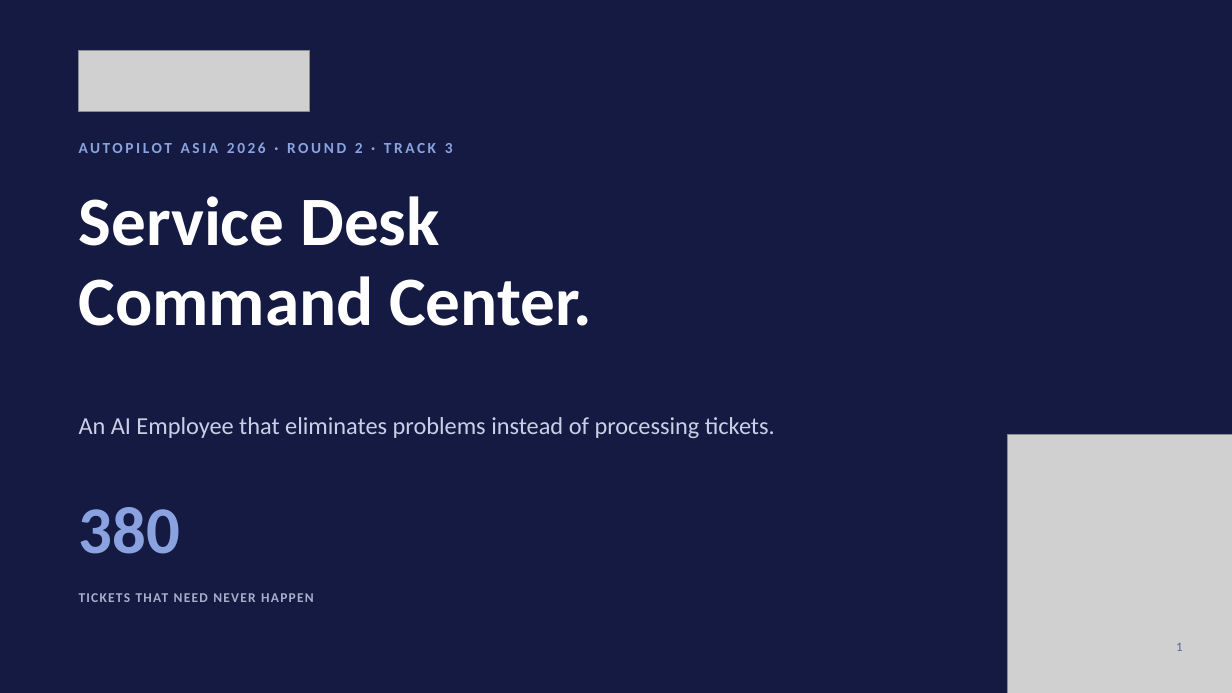
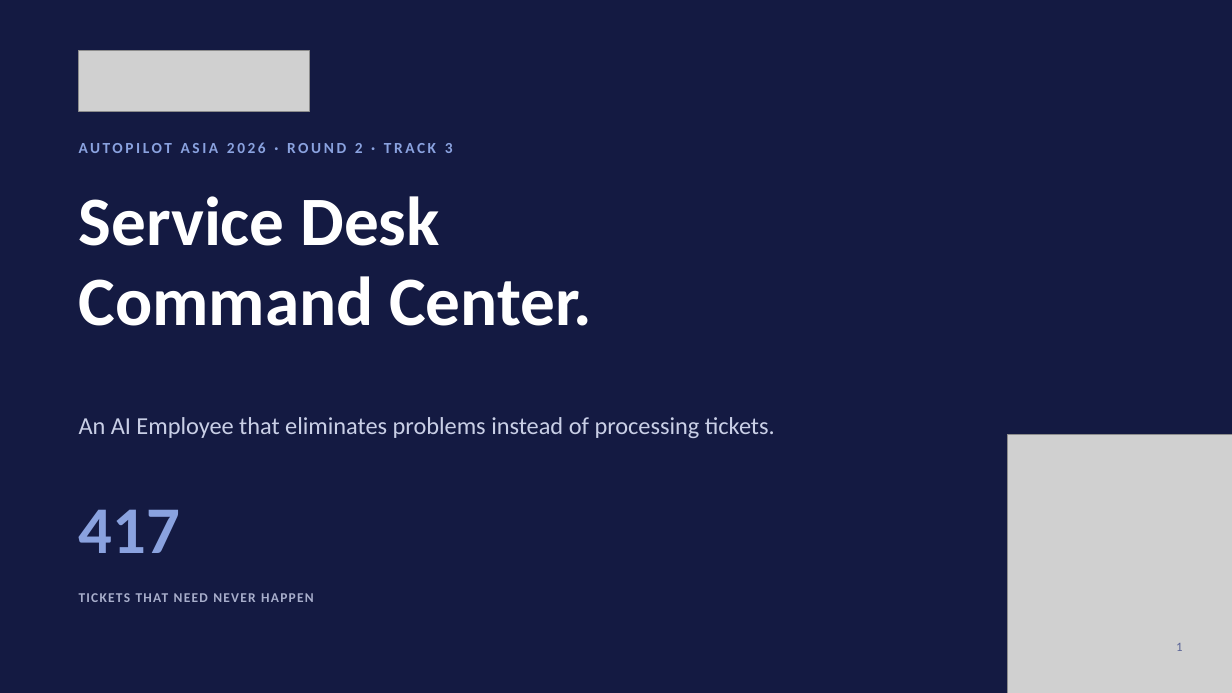
Before and after one commit to ZenBen5173/service-desk-command-center, a slide deck: slide 1 of docs/Service-Desk-Command-Center.pptx. Drawn at 1232x693 pixels with LibreOffice and Linux fonts; fonts in the diff are those of the drawing; grey boxes stand for pictures. Boxes give left, top, right and bottom in pixels: in the first picture for what was removed or moved away, otherwise in the second. Text is boxed around its words. In the diff, an @@ line names an element or a change of style, - is before the commit and + after.

```diff
--- a/docs/Service-Desk-Command-Center.pptx
+++ b/docs/Service-Desk-Command-Center.pptx
@@ text at [79, 509, 180, 553]: text changed @@
-380
+417
```
Also in this commit, not shown: 3 other slides changed, 1 other file.
